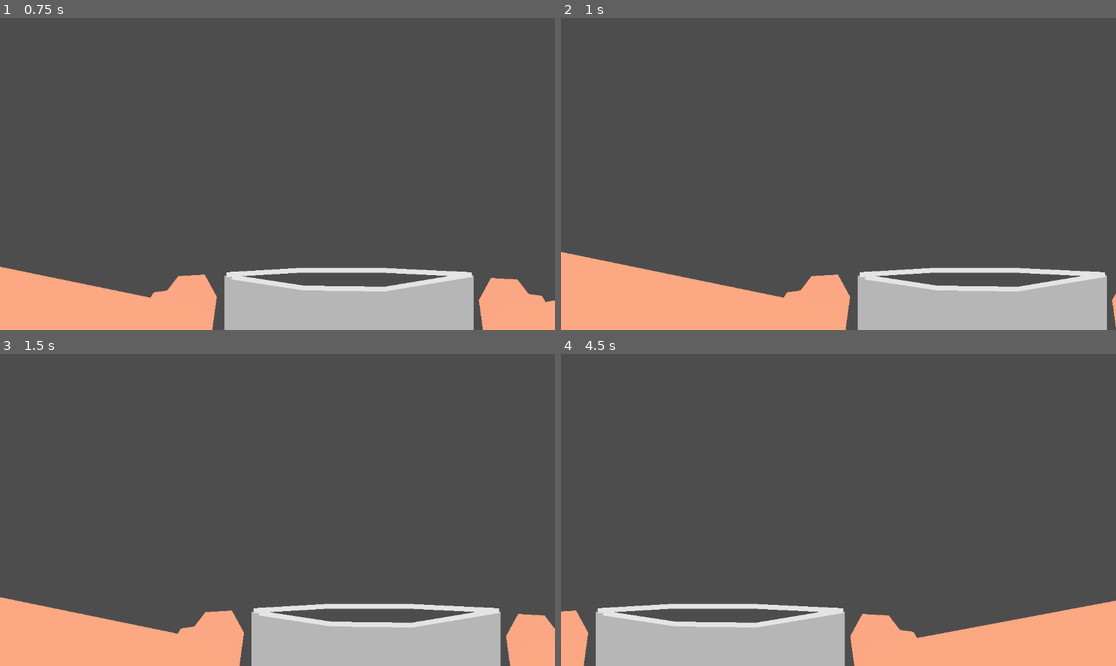
Above: before the commit, frames 1-4 (two rows, left to right).
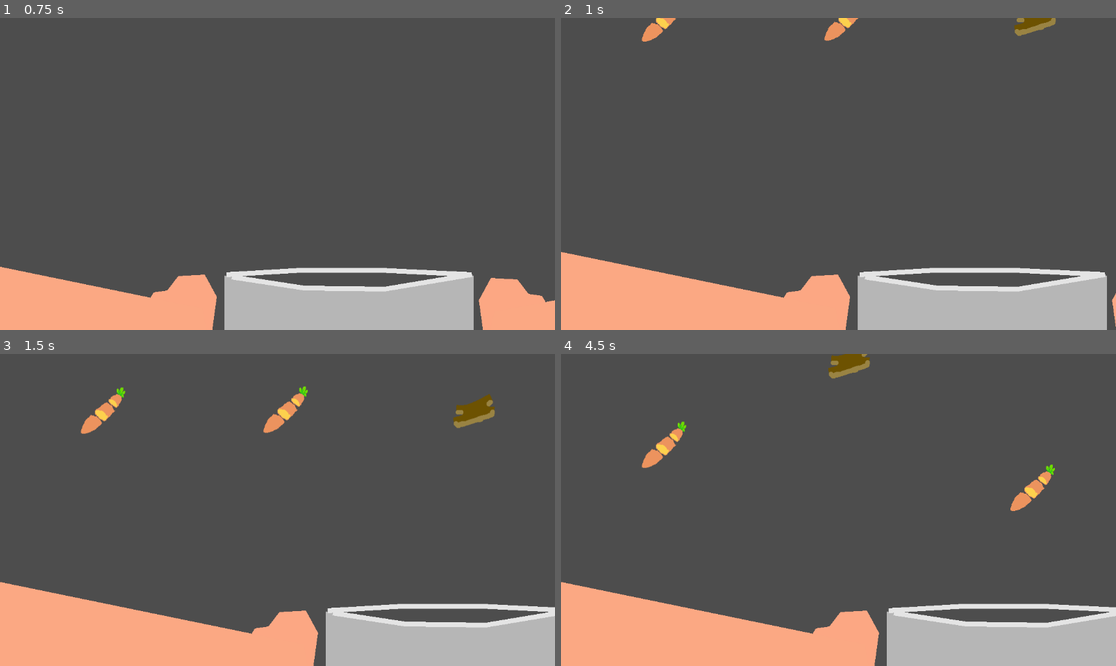
Above: after the commit, the same moments.

Repository: b1gd3vd0g/soup-kitchen
Game: Godot game, scene res://minigames/CatchTheIngredients/Main.tscn
The game is run twice, just before and just after one commit, with the same random seed, the same clock (stepped at 60 frames per second) and the same inputs. The project has no main scene, so this scene is started directly.
Inputs (mouse positions are in pixels of both pictures, inside the frame that each line leads up to):
- Up to frame 1 (0.75 s): tap Enter at 0.5 s; move the mouse to (399, 158) at 0.52 s; hold D (right) from 0.53 s (still down); click (399, 158) at 0.6 s
- Up to frame 2 (1 s): keep holding D (right)
- Up to frame 3 (1.5 s): move the mouse to (166, 525) at 1.27 s; release D (right) at 1.28 s; hold A (left) from 1.28 s (still down); click (166, 525) at 1.35 s
- Up to frame 4 (4.5 s): move the mouse to (894, 441) at 2.02 s; release A (left) at 2.03 s; hold D (right) 2.03-3.53 s; click (894, 441) at 2.1 s; move the mouse to (810, 572) at 2.77 s; click (810, 572) at 2.85 s; move the mouse to (1005, 556) at 3.52 s; hold A (left) from 3.53 s (still down); click (1005, 556) at 3.6 s; move the mouse to (672, 463) at 4.27 s; click (672, 463) at 4.35 s

Frame 1 is identical in both runs. In frame 2, 0.7% of the frame differs, in the area x 14-90%, y 0-8%; in frame 3, 9.2%; in frame 4, 19%, in the area x 0-100%, y 0-100%.

Commit message:
Added documentation to all completed scripts

Diff:
--- a/minigames/CatchTheIngredients/IngredientSpawner.tscn
+++ b/minigames/CatchTheIngredients/IngredientSpawner.tscn
@@ -1,9 +1,25 @@
-[gd_scene load_steps=2 format=3 uid="uid://iafyqweu5qvw"]
+[gd_scene load_steps=5 format=3 uid="uid://iafyqweu5qvw"]
 
 [ext_resource type="Script" uid="uid://b60ddswkduywt" path="res://minigames/CatchTheIngredients/ingredient_spawner.gd" id="1_pmpfw"]
+[ext_resource type="Script" uid="uid://8ivn2646fbmp" path="res://minigames/resources/ingredient.gd" id="2_7hvca"]
+
+[sub_resource type="Resource" id="Resource_c6g0i"]
+script = ExtResource("2_7hvca")
+name = "Meat"
+filepath = "res://minigames/CatchTheIngredients/MeatIngredient.tscn"
+quantity = 2
+metadata/_custom_type_script = "uid://8ivn2646fbmp"
+
+[sub_resource type="Resource" id="Resource_338vq"]
+script = ExtResource("2_7hvca")
+name = "Veggie"
+filepath = "res://minigames/CatchTheIngredients/VegetableIngredient.tscn"
+quantity = 3
+metadata/_custom_type_script = "uid://8ivn2646fbmp"
 
 [node name="IngredientSpawner" type="Marker2D"]
 script = ExtResource("1_pmpfw")
+ingredients = Array[ExtResource("2_7hvca")]([SubResource("Resource_c6g0i"), SubResource("Resource_338vq")])
 
 [node name="Timer" type="Timer" parent="."]
 autostart = true
--- a/minigames/CatchTheIngredients/Main.tscn
+++ b/minigames/CatchTheIngredients/Main.tscn
@@ -1,6 +1,7 @@
-[gd_scene load_steps=3 format=3 uid="uid://cbsxwfmyo0pvu"]
+[gd_scene load_steps=4 format=3 uid="uid://cbsxwfmyo0pvu"]
 
 [ext_resource type="PackedScene" uid="uid://cskwqr63a2jff" path="res://minigames/CatchTheIngredients/SoupPot.tscn" id="1_glv2v"]
+[ext_resource type="PackedScene" uid="uid://iafyqweu5qvw" path="res://minigames/CatchTheIngredients/IngredientSpawner.tscn" id="2_d47tq"]
 
 [sub_resource type="RectangleShape2D" id="RectangleShape2D_uu6xs"]
 size = Vector2(31, 674)
@@ -20,3 +21,12 @@
 [node name="SoupPot" parent="StaticBody2D/CollisionShape2D2" instance=ExtResource("1_glv2v")]
 position = Vector2(-563, 340)
 speed = 10
+
+[node name="IngredientSpawner" parent="." instance=ExtResource("2_d47tq")]
+position = Vector2(217, 0)
+
+[node name="IngredientSpawner2" parent="." instance=ExtResource("2_d47tq")]
+position = Vector2(596, -2)
+
+[node name="IngredientSpawner3" parent="." instance=ExtResource("2_d47tq")]
+position = Vector2(982, 2)
--- a/minigames/CatchTheIngredients/SoupPot.tscn
+++ b/minigames/CatchTheIngredients/SoupPot.tscn
@@ -3,9 +3,11 @@
 [ext_resource type="Script" uid="uid://b1pijw8wbudia" path="res://minigames/CatchTheIngredients/soup_pot.gd" id="1_tt100"]
 
 [node name="SoupPot" type="CharacterBody2D"]
+collision_mask = 0
 script = ExtResource("1_tt100")
 
 [node name="PotFront" type="Polygon2D" parent="."]
+z_index = 2
 position = Vector2(-643, -482)
 color = Color(0.716296, 0.716296, 0.716296, 1)
 polygon = PackedVector2Array(382, 357, 548, 383, 714, 383, 899, 357, 899, 612, 382, 612)
--- a/minigames/CatchTheIngredients/ingredient_spawner.gd
+++ b/minigames/CatchTheIngredients/ingredient_spawner.gd
@@ -1,11 +1,44 @@
-extends Marker2D
+class_name IngredientSpawner extends Marker2D
 
+##This is for test purposes only, delete soon
+@export var ingredients: Array[Ingredient]
 
+func _ready() -> void:
+	for ingredient in ingredients:
+		IngredientsTracker.add_ingredient(ingredient)
+
+##A weighted RNG machine.
+##Drops ingredients randomly, weighted according to how many ingredients
+##the player has prepared.
+
+##Weighted RNG algorithm.
+##Detailed explanation found on youtube and provided by Gwizz
+##https://www.youtube.com/watch?v=sHHIcDG7Um0
+func roll() -> Ingredient:
+	var rng = RandomNumberGenerator.new()
+	rng.randomize()
+	var weighted_sum = 0
+
+	for ingredient in IngredientsTracker.ingredients_prepared:
+		weighted_sum = weighted_sum + ingredient.quantity
+
+	var roll = randi_range(0, weighted_sum)
+
+	for ingredient in IngredientsTracker.ingredients_prepared:
+		if roll <= ingredient.quantity:
+			return ingredient
+		else:
+			roll = roll - ingredient.quantity
+	return IngredientsTracker.ingredients_prepared[0]
+
+#Spawns rolled ingredient and resets timer
 func _on_timer_timeout() -> void:
-	var scene = load("res://minigames/CatchTheIngredients/Ingredient.tscn")
+	var ingredient = roll()
+
+	var scene = load(ingredient.filepath)
 	var instance = scene.instantiate()
 	get_tree().root.add_child(instance)
 	instance.position = position
 
-	$Timer.wait_time = randi_range(1, 10)
+	$Timer.wait_time = randf_range(1, 3)
 	$Timer.start()
--- a/minigames/ChopTheVeggie/Carrot.tscn
+++ b/minigames/ChopTheVeggie/Carrot.tscn
@@ -1,7 +1,7 @@
 [gd_scene load_steps=5 format=3 uid="uid://cfhxe5pl71duj"]
 
-[ext_resource type="Script" uid="uid://dmcmworvprl0h" path="res://src/choppable.gd" id="1_m5jti"]
-[ext_resource type="Script" uid="uid://bqqg5pklukjlp" path="res://src/destructable_hitbox.gd" id="2_fk427"]
+[ext_resource type="Script" uid="uid://dmcmworvprl0h" path="res://minigames/ChopTheVeggie/choppable.gd" id="1_m5jti"]
+[ext_resource type="Script" uid="uid://bqqg5pklukjlp" path="res://minigames/ChopTheVeggie/destructable_hitbox.gd" id="2_fk427"]
 
 [sub_resource type="RectangleShape2D" id="RectangleShape2D_gqs0m"]
 size = Vector2(28.5, 641)
--- a/minigames/ChopTheVeggie/Chopper.tscn
+++ b/minigames/ChopTheVeggie/Chopper.tscn
@@ -1,6 +1,6 @@
 [gd_scene load_steps=8 format=3 uid="uid://c2b36pa5miue"]
 
-[ext_resource type="Script" uid="uid://xv5e3y3gmr05" path="res://src/chopper.gd" id="1_5b2jq"]
+[ext_resource type="Script" uid="uid://xv5e3y3gmr05" path="res://minigames/ChopTheVeggie/chopper.gd" id="1_5b2jq"]
 
 [sub_resource type="RectangleShape2D" id="RectangleShape2D_po7hy"]
 size = Vector2(57, 97)
--- a/minigames/ChopTheVeggie/Main.tscn
+++ b/minigames/ChopTheVeggie/Main.tscn
@@ -1,7 +1,7 @@
 [gd_scene load_steps=5 format=3 uid="uid://dw1p4iytjnmga"]
 
 [ext_resource type="PackedScene" uid="uid://c2b36pa5miue" path="res://minigames/ChopTheVeggie/Chopper.tscn" id="1_pnux8"]
-[ext_resource type="Script" uid="uid://r6fv47nssbh4" path="res://src/chop_game.gd" id="1_s4bpb"]
+[ext_resource type="Script" uid="uid://r6fv47nssbh4" path="res://minigames/ChopTheVeggie/chop_game.gd" id="1_s4bpb"]
 [ext_resource type="PackedScene" uid="uid://cfhxe5pl71duj" path="res://minigames/ChopTheVeggie/Carrot.tscn" id="2_s4bpb"]
 
 [sub_resource type="LabelSettings" id="LabelSettings_5hw5i"]
--- a/minigames/ChopTheVeggie/ParticleBurst.tscn
+++ b/minigames/ChopTheVeggie/ParticleBurst.tscn
@@ -1,6 +1,6 @@
 [gd_scene load_steps=2 format=3 uid="uid://h7iybtjdaghh"]
 
-[ext_resource type="Script" uid="uid://dc433u4ut212" path="res://src/particle_burst.gd" id="1_r4dgj"]
+[ext_resource type="Script" uid="uid://dc433u4ut212" path="res://minigames/ChopTheVeggie/particle_burst.gd" id="1_r4dgj"]
 
 [node name="ParticleBurst" type="CPUParticles2D"]
 emitting = false
--- a/src/chop_game.gd
+++ b/minigames/ChopTheVeggie/chop_game.gd
@@ -1,14 +1,20 @@
 extends Node2D
+
+##Driver for ChopTheVegetables.
+##Tracks score and manages respawning choppable ingredients.
 
 var vegetables_chopped = 0
 
+##Update score.
 func _process(delta: float) -> void:
 	$CanvasLayer/VegetablesChoppedScore.text = "x" + str(vegetables_chopped)
 
+##Wait a little bit before spawning new vegetable.
 func _on_choppable_fully_chopped() -> void:
 	vegetables_chopped = vegetables_chopped + 1
 	$ChoppableRespawnTimer.start()
 
+##Spawn new vegetable.
 func _on_choppable_respawn_timer_timeout() -> void:
 	var scene = load("res://minigames/ChopTheVeggie/Carrot.tscn")
 	var instance = scene.instantiate()
--- a/src/choppable.gd
+++ b/minigames/ChopTheVeggie/choppable.gd
@@ -1,11 +1,14 @@
 extends Node2D
+
+#A vegetable which can be chopped. Used in the ChopTheVegetables minigame.
 
 var chop_lines = 0
 var chopped = 0
 
 signal fully_chopped
 
-# Called when the node enters the scene tree for the first time.
+##Collects all chop markers and connects them to validators.
+##Validators indicate whether a chop is succesful or not.
 func _ready() -> void:
 	var children = get_children()
 	for child in children:
@@ -22,6 +25,7 @@
 	if area is Chopper:
 		area.cut_valid = false
 
+##Destroys a piece of the vegetable. More specifically, it destroys a chop marker.
 func _on_destroybox_area_entered(area):
 	if(area is Chopper):
 		chopped += 1
--- a/src/chopper.gd
+++ b/minigames/ChopTheVeggie/chopper.gd
@@ -1,11 +1,19 @@
 class_name Chopper extends Node2D
+
+##A knife used for chopping veggies. Used in ChopTheVegetables
+##minigame.
 
 @export var debug = false
 
+##We cache the y-position so we can return to the same position after
+##playing the chop animation.
 var y_transform = 0
+##We also cache the animation progress of 'alternate' for the same reason
 var animation_progress
 var cut_valid = false
 
+##In summary, we set the chop as valid when we hover over a chop marker
+##and invalid when we don't
 func _process(_delta: float) -> void:
 	position.y = y_transform
 	if Input.is_action_just_pressed("left_click"):
@@ -21,11 +29,13 @@
 		modulate = Color.WHITE
 	queue_redraw()
 
+##Debug information
 func _draw() -> void:
 	if debug == true:
 		draw_circle($CollisionShape2D.position,10,Color.AQUA)
 
-
+##After we play the 'chop' animation, we pick up the 'alternate' from where
+##it left off.
 func _on_animation_player_animation_finished(anim_name: StringName) -> void:
 	if anim_name == "chop" or anim_name == "error":
 		$AnimationPlayer.play("alternate")
--- a/src/destructable_hitbox.gd
+++ b/minigames/ChopTheVeggie/destructable_hitbox.gd
@@ -1,4 +1,6 @@
 extends Area2D
+
+##The piece of a chop marker which will destroy it upon being chopped.
 
 func _on_destroybox_area_entered(area):
 	if area is Chopper:
--- a/minigames/FryTheMeat/fryable.gd
+++ b/minigames/FryTheMeat/fryable.gd
@@ -1,4 +1,7 @@
 class_name Fryable extends RigidBody2D
+
+##A piece of fryable meat. Will lerp to brown everytime it's cooked,
+##and then send out a signal once it's fully cooked before disappearing.
 
 signal fryable_cooked
 
--- a/minigames/FryTheMeat/pan.gd
+++ b/minigames/FryTheMeat/pan.gd
@@ -1,8 +1,14 @@
 class_name FryingPan extends CharacterBody2D
 
+##Cooks fryables. It does this by having the player hit progress markers.
+##Upon hitting a progress marker, it will call cook on all fryables withing the cooking area
+##And then advance the active progress marker.
+
+##Controls how many times a progress bar needs to be completed before fryables get cooked.
 var progress_hits_needed = 5
 var progress_hits = 0
 
+##Sets up progress bars.
 func _ready():
 	var progress_bars = $CanvasLayer.get_children()
 	for bar in progress_bars:
@@ -10,12 +16,15 @@
 	var roll = randi_range(0,1)
 	progress_bars[roll].set_active(true)
 
+##Moves pan to mouse position
 func _physics_process(_delta: float) -> void:
 	var velocity = get_global_mouse_position() - global_position
 	move_and_collide(velocity)
 
 	move_and_slide()
 
+##Determines when progress bars can be successfully hit. The player
+##needs to keep the fryable in the pan while hitting progress bars to succeed.
 func _on_frying_area_body_exited(_body: Node2D) -> void:
 	var bodies = $FryingArea.get_overlapping_bodies()
 	#Activate aesthetic indicator
@@ -26,12 +35,14 @@
 			$OilParticle.emitting = true
 			$ProgressMarkerHitbox/CollisionShape2D.set_deferred("disabled", false)
 
-
+##See above.
 func _on_frying_area_body_entered(body: Node2D) -> void:
 	if body is Fryable:
 		$OilParticle.emitting = true
 		$ProgressMarkerHitbox/CollisionShape2D.set_deferred("disabled", false)
 
+
+##When progress bars are completed it will cycle between verticle and horizontal progress bars.
 func _on_horizontal_progress_completed() -> void:
 	var bodies = $FryingArea.get_overlapping_bodies()
 	for body in bodies:
--- a/minigames/FryTheMeat/progress_marker.gd
+++ b/minigames/FryTheMeat/progress_marker.gd
@@ -1,5 +1,7 @@
 class_name ProgressMarker extends Area2D
 
+##Progress markers. These are used to guide the players pan to simulate the motions
+##of stir frying meet.
 signal progress_marker_hit(id: int)
 
 @export var id: int
--- a/minigames/FryTheMeat/progress_route.gd
+++ b/minigames/FryTheMeat/progress_route.gd
@@ -1,4 +1,7 @@
 extends Line2D
+
+##Progress marker route. These are used to guide the players pan to simulate the motions
+##of stir frying meet.
 
 signal progress_completed
 
@@ -7,7 +10,6 @@
 var progress_markers
 var num_markers
 
-# Called when the node enters the scene tree for the first time.
 func _ready() -> void:
 	#Collect and sort progress markers into an array
 	progress_markers = get_children()
@@ -24,7 +26,7 @@
 	if progress_markers[id].active == true:
 		print("Progress Marker Hit! [" + str(id) + "]")
 		progress_markers[id].set_inactive()
-		#Implement Loop
+		#Implement Loop behaviour for markers in route.
 		if id >= num_markers - 1:
 			id = -1
 			progress_completed.emit()
--- a/project.godot
+++ b/project.godot
@@ -13,6 +13,10 @@
 config/name="walking-around"
 config/features=PackedStringArray("4.4", "GL Compatibility")
 config/icon="res://icon.svg"
+
+[autoload]
+
+IngredientsTracker="*res://src/ingredients_tracker.gd"
 
 [input]
 
--- a/src/ingredients_tracker.gd
+++ b/src/ingredients_tracker.gd
@@ -2,15 +2,19 @@
 
 @export var ingredients_prepared: Array[Ingredient]
 
-func _ready() -> void:
-	var ingredient = Ingredient.new()
-	ingredient.set("name", "Meat")
-	ingredient.set("filepath", "res://minigames/CatchTheIngredients/MeatIngredient.tscn")
-	ingredient.set("quantity", 1)
+##Adds ingredient and sorts by quantity. The ingredients_prepared array
+##needs to remain sorted descending so it can be used in weighted RNG machines.
+func add_ingredient(new_ingredient: Ingredient):
+	#Add quantity to existing instance, if it exists
+	var exists = false
 
-	ingredients_prepared.append(ingredient)
+	for ingredient in ingredients_prepared:
+		if new_ingredient.name == ingredient.name:
+			ingredient.quantity = ingredient.quantity + new_ingredient.quantity
+			exists = true
+	#else add instance
+	if exists == false:
+		ingredients_prepared.append(new_ingredient)
 
-	ingredient = Ingredient.new()
-	ingredient.set("name", "Meat")
-	ingredient.set("filepath", "res://minigames/CatchTheIngredients/VegetableIngredient.tscn")
-	ingredient.set("quantity", 3)
+	#sort descending by quantity
+	ingredients_prepared.sort_custom(func(a, b): return a.quantity > b.quantity)
Renamed: src/chop_game.gd.uid -> minigames/ChopTheVeggie/chop_game.gd.uid
Renamed: src/choppable.gd.uid -> minigames/ChopTheVeggie/choppable.gd.uid
Renamed: src/chopper.gd.uid -> minigames/ChopTheVeggie/chopper.gd.uid
Renamed: src/destructable_hitbox.gd.uid -> minigames/ChopTheVeggie/destructable_hitbox.gd.uid
Renamed: src/particle_burst.gd -> minigames/ChopTheVeggie/particle_burst.gd
Renamed: src/particle_burst.gd.uid -> minigames/ChopTheVeggie/particle_burst.gd.uid
